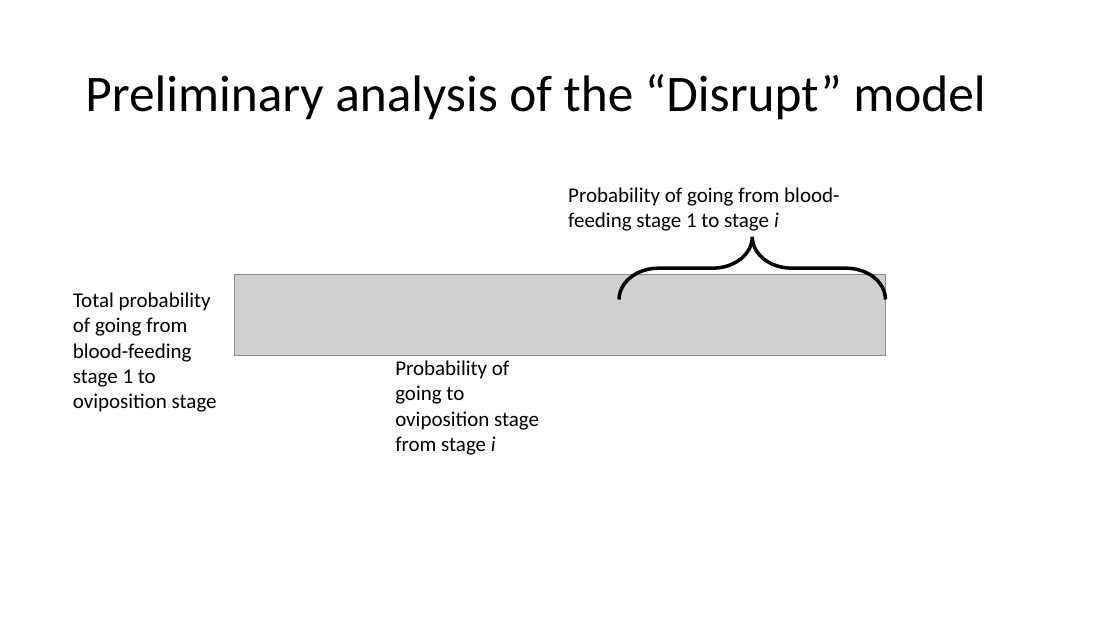
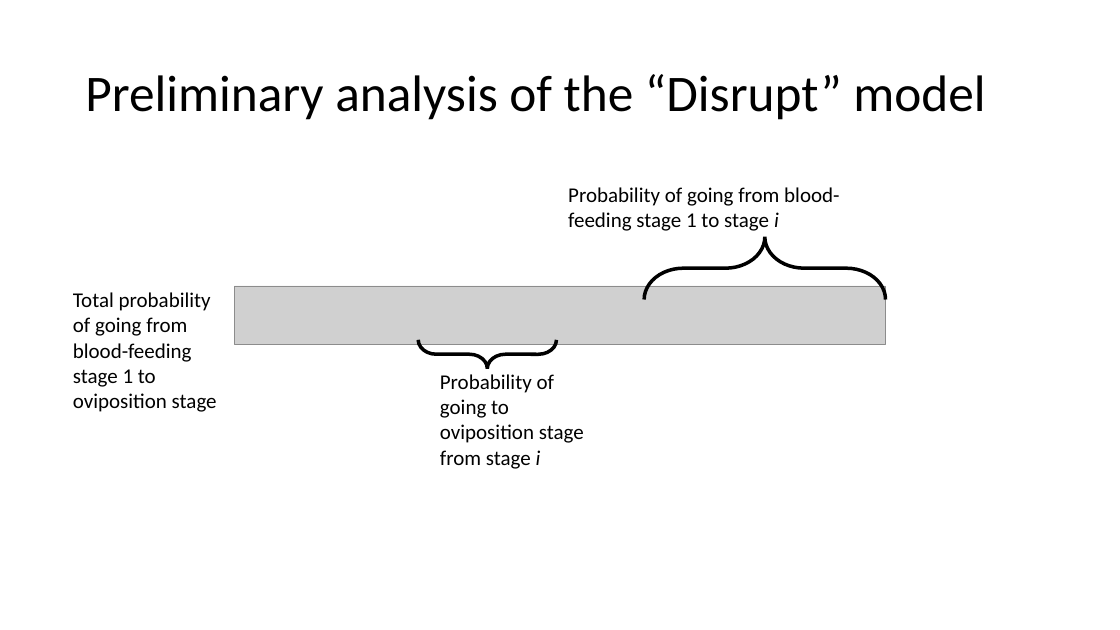
Before and after one commit to kydahl/MBF_models, a slide deck: slide 19 of presentations/Multiple blood feeding case studies.pptx (slide 17 before the commit). Drawn at 1120x630 pixels with LibreOffice and Linux fonts; fonts in the diff are those of the drawing; grey boxes stand for pictures. Boxes give left, top, right and bottom in pixels: in the first picture for what was removed or moved away, otherwise in the second. Text is boxed around its words. In the diff, an @@ line names an element or a change of style, - is before the commit and + after.

```diff
--- a/presentations/Multiple blood feeding case studies.pptx
+++ b/presentations/Multiple blood feeding case studies.pptx
@@ right brace: place and size @@
-right brace at [619,237,886,300]
+right brace at [644,237,886,300]
@@ picture: place and size @@
-picture at [234,275,886,356]
+picture at [234,286,886,344]
@@ right brace added at [418,340,557,368], outline #000000 3 pt @@
@@ text "Probability of going to oviposition ...": place and size @@
-text "Probability of going to oviposition ..." at [395,360,539,455]
+text "Probability of going to oviposition ..." at [440,374,584,469]
```
Also in this commit, not shown: 13 other slides changed, 7 slides added, 4 slides removed, 3 other files.
